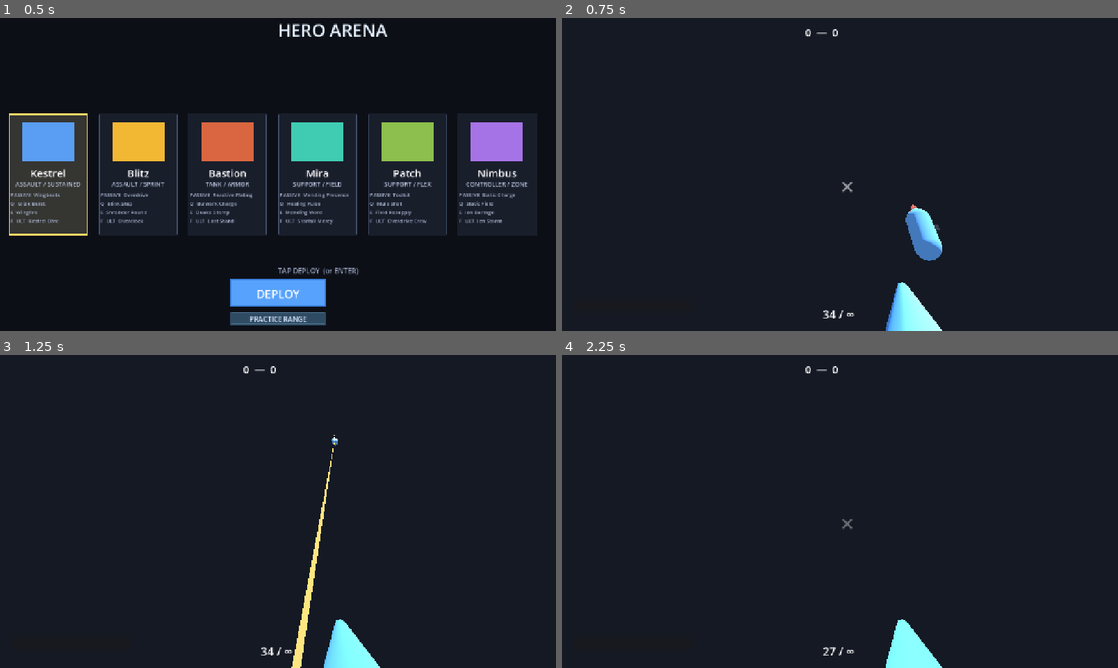
Above: before the commit, frames 1-4 (two rows, left to right).
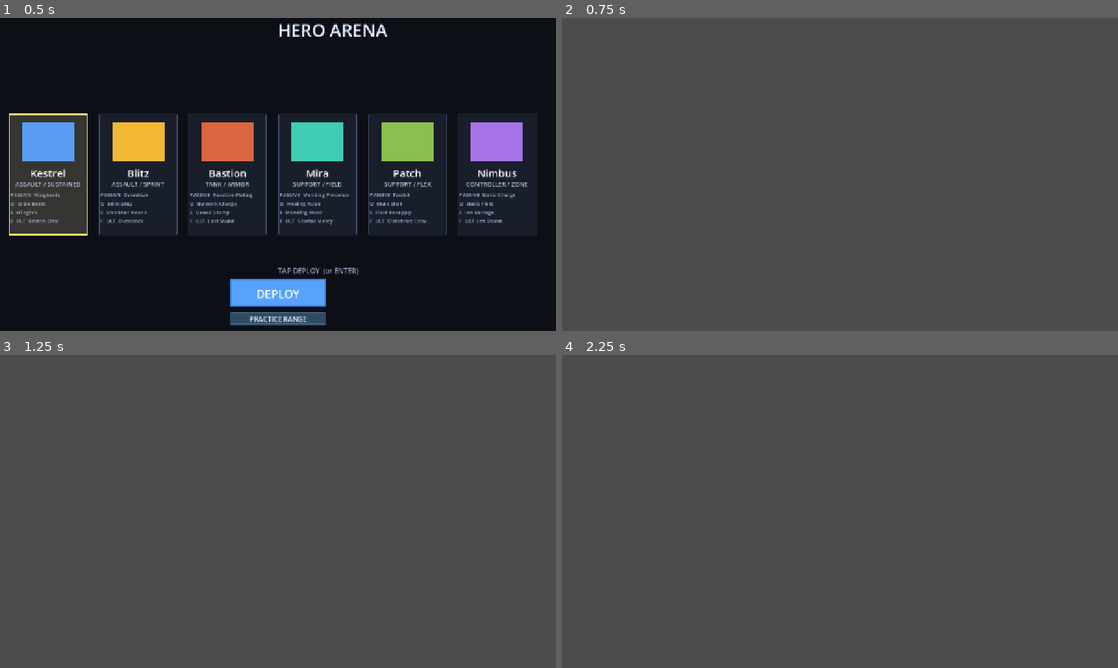
Above: after the commit, the same moments.

Repository: skyvanguard/hero-arena
Game: Godot game, scene res://main.tscn
Same seed, same stepped clock (60 frames per second), same inputs: the game is played once before the commit and once after it.
Inputs (mouse positions are in pixels of both pictures, inside the frame that each line leads up to):
- Up to frame 1 (0.5 s): no input
- Up to frame 2 (0.75 s): tap Enter at 0.5 s; move the mouse to (962, 158) at 0.52 s; hold D (move_right) from 0.53 s (still down); tap Q (ability1) at 0.6 s; click (962, 158) at 0.67 s
- Up to frame 3 (1.25 s): keep holding D (move_right); tap Space (jump) at 0.77 s
- Up to frame 4 (2.25 s): release D (move_right) at 1.25 s; drag from (728, 527) to (812, 574) at 1.27 s; move the mouse to (895, 442) at 2.02 s; press the mouse at (895, 442) at 2.03 s; hold D (move_right) from 2.03 s (still down)

Frame 1 is identical in both runs. In frame 2, 100% of the frame differs, in the area x 0-100%, y 0-100%; in frame 3, 100%; in frame 4, 100%.
Error after the commit: Invalid assignment of property or key 'hero_data' with value of type 'Resource (HeroData)' on a base object of type 'CharacterBody3D (Hero)'. (res://gameplay/c…

Commit message:
fix: raycast geometry from the bot eval (head hitbox, self-exclusion, aim origin)
Three stacked bugs found by the 1v1 bot duel probe (0 kills in 150 s):
- Head hitbox was an Area3D: Godot 4.7 intersect_ray does not report
  Areas, so heads were unhittable and headshots never registered. Now a
  StaticBody3D (HeadSensor); headshot detection walks the collider chain
  via CharacterEntity.hit_is_head (weapon/projectile/ability share it).
- Ray queries excluded only the body RID: the shooter's own nested head
  sensor then blocked its own LOS/shots. Queries now exclude the whole
  character (CharacterEntity.own_rids).
- aim_direction() aimed from the capsule origin while rays exit the muzzle
  ~1.25 m higher, running 1.3 m over targets at mid range. Now aims from
  global_position + UP * AIM_HEIGHT.

Diff:
--- a/game/core/combat/projectile.gd
+++ b/game/core/combat/projectile.gd
@@ -75,7 +75,7 @@
 	while node != null and not (node is CharacterEntity):
 		node = node.get_parent()
 	if node is CharacterEntity and node.team != team and node.alive:
-		var is_head := res.collider is Area3D
+		var is_head := CharacterEntity.hit_is_head(res.collider)
 		var dmg := damage * (headshot_mult if is_head else 1.0)
 		world.damage(node, dmg, shooter, is_head, res.position)
 		if shooter.ability != null:
--- a/game/core/combat/weapon.gd
+++ b/game/core/combat/weapon.gd
@@ -123,7 +123,7 @@
 		var to := origin + d * max_range
 		var q := PhysicsRayQueryParameters3D.create(origin, to,
 				CharacterEntity.LAYER_BODY | CharacterEntity.LAYER_HEAD)
-		q.exclude = [_owner.get_rid()]
+		q.exclude = _owner.own_rids()
 		var res := _owner.get_world_3d().get_direct_space_state().intersect_ray(q)
 		var end := to
 		var hit_ch: CharacterEntity = null
@@ -135,8 +135,7 @@
 				node = node.get_parent()
 			if node is CharacterEntity:
 				hit_ch = node
-				if res.collider is Area3D:
-					is_head = true
+				is_head = CharacterEntity.hit_is_head(res.collider)
 		if hit_ch != null and hit_ch != _owner:
 			var dmg := damage * damage_mult * (headshot_mult if is_head else 1.0)
 			world.damage(hit_ch, dmg, _owner, is_head, end)
--- a/game/core/state/character_entity.gd
+++ b/game/core/state/character_entity.gd
@@ -9,6 +9,29 @@
 const LAYER_WORLD := 1
 const LAYER_BODY := 2
 const LAYER_HEAD := 4
+
+## All of this character's own physics RIDs (body + head sensor). Required
+## because the head sensor is a nested StaticBody3D: excluding only the
+## body RID still lets rays self-hit the sensor (Phase 4 duel probe — the
+## bot's own LOS ray started inside its head and saw nothing).
+func own_rids() -> Array:
+	var rids: Array = [get_rid()]
+	var hs: Node = get_node_or_null("Head/HeadSensor")
+	if hs is PhysicsBody3D:
+		rids.append((hs as PhysicsBody3D).get_rid())
+	return rids
+
+## Headshot detection: walk up from the hit collider; a collider whose
+## ancestor chain contains the "HeadSensor" body marks a head hit. (The
+## sensor used to be an Area3D, which intersect_ray does not report in
+## 4.7 — headshots silently never registered; see hero_factory.)
+static func hit_is_head(collider: Object) -> bool:
+	var n: Node = collider as Node
+	while n != null:
+		if n.name == "HeadSensor":
+			return true
+		n = n.get_parent()
+	return false
 # Godot 4.7 flipped the forward axis: Vector3.FORWARD is now (0,0,-1).
 # Project convention: characters face their local +Z axis (see face_toward),
 # camera view direction is the local -Z axis (== Vector3.FORWARD in 4.7).
@@ -47,6 +70,8 @@
 var _coyote := 0.0
 var _since_damage := 1e9
 var protected_until := 0.0
+## World-clock time of last death (HUD respawn countdown; set by world.kill).
+var death_time := 0.0
 var slow_ratio := 0.0     ## strongest active slow (0..1), decays via slow_until
 var slow_until := 0.0
 # Support-side boosts (data-driven): strongest active wins, like slow.
@@ -157,9 +182,14 @@
 
 ## Direction the character aims its weapon/abilities at. Hero overrides with
 ## camera (player) or aim_target (bot) awareness. Base: local forward.
+## Aim FROM head height, not the capsule origin: the ray flies out of the
+## muzzle (~head height), so origin-based direction runs high over targets
+## (the Phase 4 bot-duel probe caught this: rays passed 1.3 m over heads).
+const AIM_HEIGHT := 1.25
+
 func aim_direction() -> Vector3:
 	if aim_target != Vector3.ZERO:
-		var d := aim_target - global_position
+		var d := aim_target - (global_position + Vector3.UP * AIM_HEIGHT)
 		if d.length_squared() > 0.001:
 			return d.normalized()
 	return (global_transform.basis * FWD).normalized()
--- a/game/gameplay/character/hero_factory.gd
+++ b/game/gameplay/character/hero_factory.gd
@@ -16,6 +16,7 @@
 	h.display_name = ("You" if is_player else "Bot") + " %d" % (team * 10 + randi() % 10)
 	h.is_player = is_player
 	if hero_data != null:
+		h.hero_data = hero_data
 		h.max_hp = hero_data.max_hp
 		h.base_speed = hero_data.base_speed
 		h.jump_velocity = hero_data.jump_velocity
@@ -68,12 +69,13 @@
 	sphere.material = hmat
 	head_mesh.mesh = sphere
 	head.add_child(head_mesh)
-	var head_sensor := Area3D.new()
+	# StaticBody (not Area3D): in Godot 4.7, intersect_ray does not report
+	# Area3Ds here, so an Area sensor made the head completely unhittable
+	# (Phase 4 duel probe: rays passed through heads and hit the wall).
+	var head_sensor := StaticBody3D.new()
 	head_sensor.name = "HeadSensor"
 	head_sensor.collision_layer = CharacterEntity.LAYER_HEAD
 	head_sensor.collision_mask = 0
-	head_sensor.monitoring = false
-	head_sensor.monitorable = false
 	var head_shape := CollisionShape3D.new()
 	var hs := SphereShape3D.new()
 	hs.radius = 0.28
--- a/game/gameplay/hero/ability_component.gd
+++ b/game/gameplay/hero/ability_component.gd
@@ -168,7 +168,7 @@
 			node = node.get_parent()
 		if node is CharacterEntity:
 			hit_ch = node
-			is_head = res.collider is Area3D
+			is_head = CharacterEntity.hit_is_head(res.collider)
 	if hit_ch != null and hit_ch != owner_ref:
 		world.damage(hit_ch, dmg, owner_ref, is_head, end)
 		hit_ch.apply_slow(world, float(params.slow_ratio), float(params.slow_duration))
